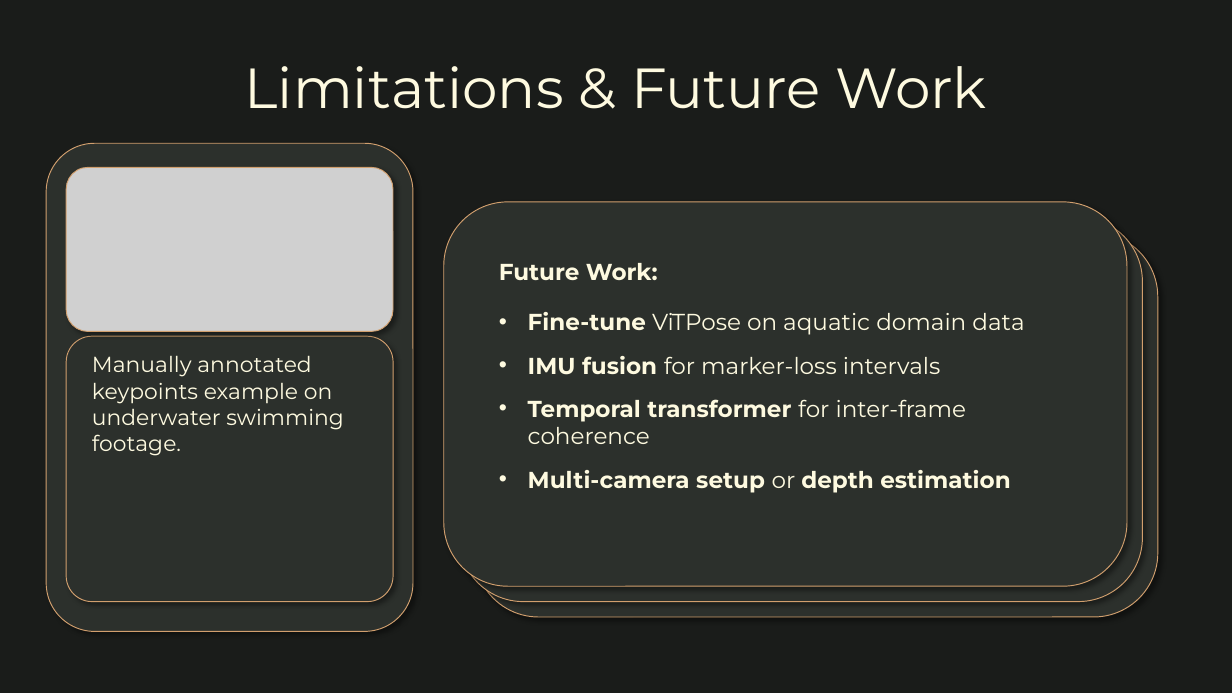
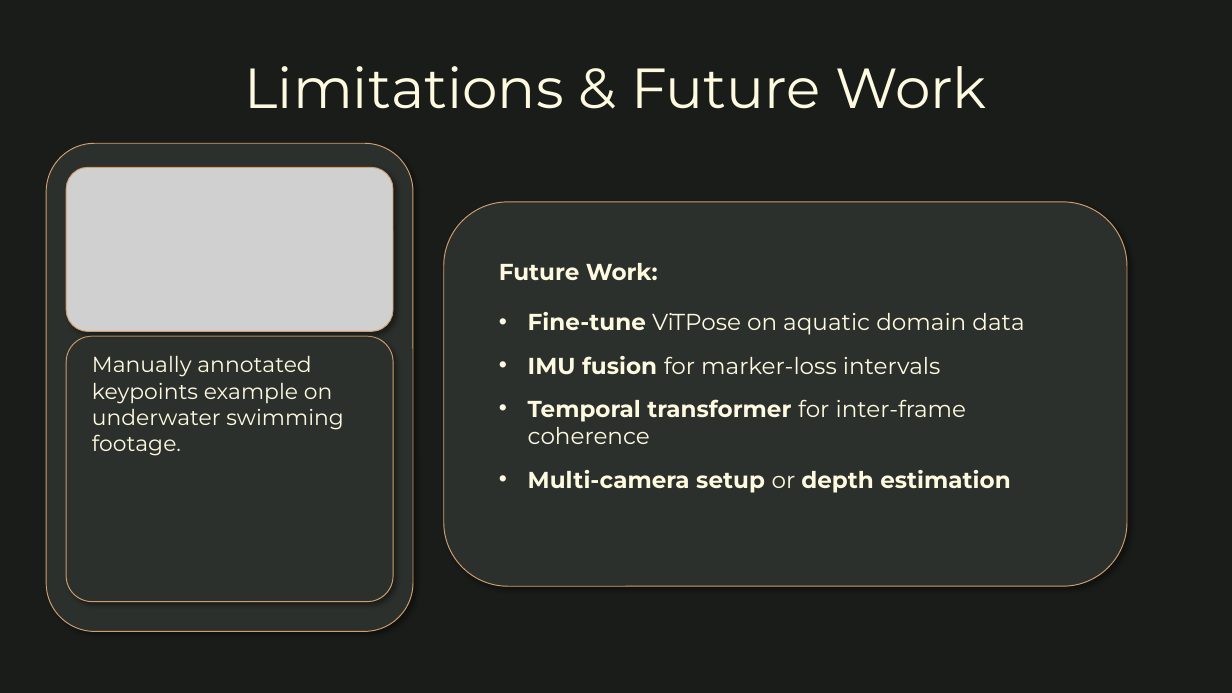
Before and after one commit to funtimezallaround/FYP, a slide deck: slide 16 of Presentation/FYP_Presentation.pptx. Drawn at 1232x693 pixels with LibreOffice and Linux fonts; fonts in the diff are those of the drawing; grey boxes stand for pictures. Boxes give left, top, right and bottom in pixels: in the first picture for what was removed or moved away, otherwise in the second. Text is boxed around its words. In the diff, an @@ line names an element or a change of style, - is before the commit and + after.

```diff
--- a/Presentation/FYP_Presentation.pptx
+++ b/Presentation/FYP_Presentation.pptx
@@ rounded rectangle removed at (459,217,1143,602) @@
@@ rounded rectangle removed at (475,233,1159,617) @@
```
Also in this commit, not shown: 10 other slides changed.
